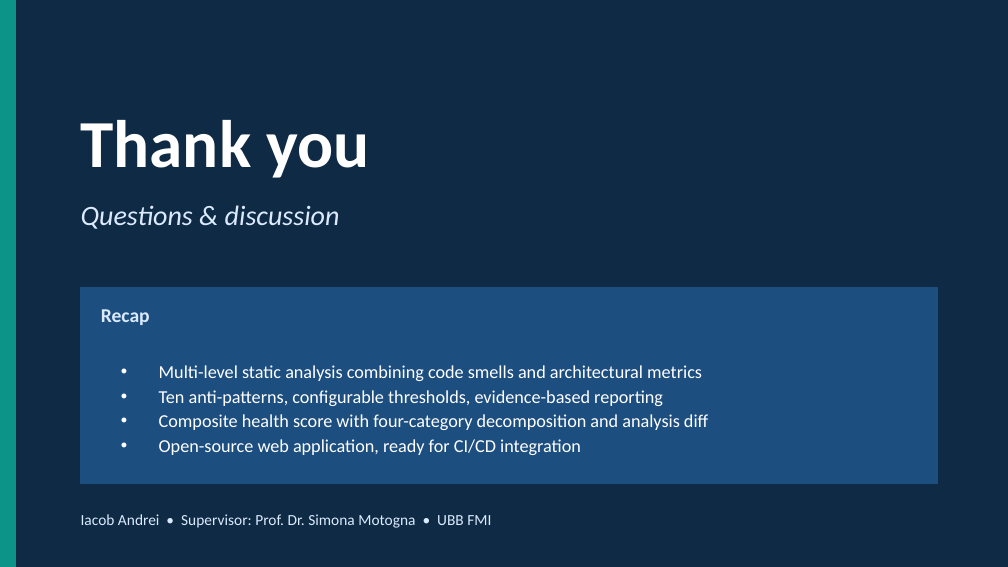
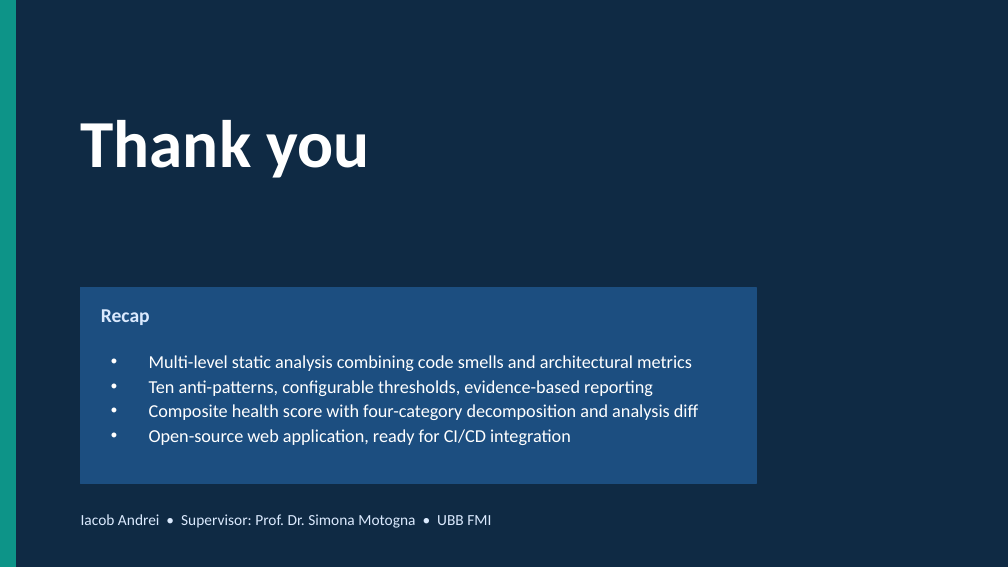
Before and after one commit to andrei45635/dissertation_backend, a slide deck: slide 12 of thesis/presentation/MSA_Detector_Defense.pptx. Drawn at 1008x567 pixels with LibreOffice and Linux fonts; fonts in the diff are those of the drawing. Boxes give left, top, right and bottom in pixels: in the first picture for what was removed or moved away, otherwise in the second. Text is boxed around its words. In the diff, an @@ line names an element or a change of style, - is before the commit and + after.

```diff
--- a/thesis/presentation/MSA_Detector_Defense.pptx
+++ b/thesis/presentation/MSA_Detector_Defense.pptx
@@ text removed at (81, 205, 340, 229) @@
-Questions & discussion
@@ rectangle: place and size @@
-rectangle at (81, 287, 937, 484)
+rectangle at (81, 287, 756, 484)
@@ text "Multi-level static analysis combining code ...": place and size @@
-text "Multi-level static analysis combining code ..." at (159, 365, 708, 455)
+text "Multi-level static analysis combining code ..." at (149, 355, 698, 445)
```
Also in this commit, not shown: 4 other slides changed, 1 other file.
